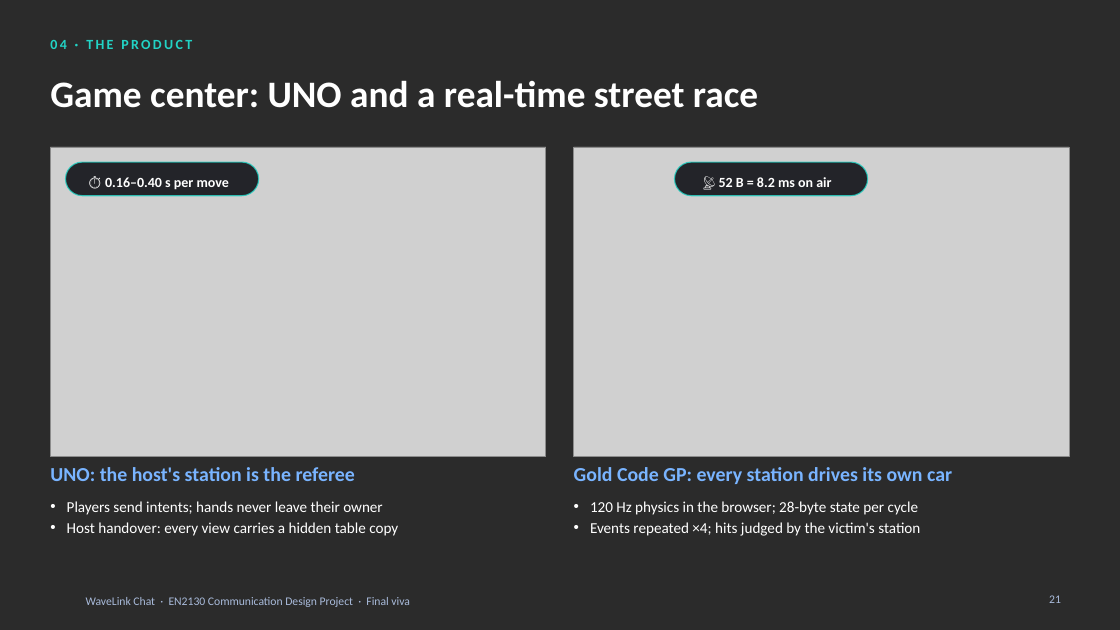
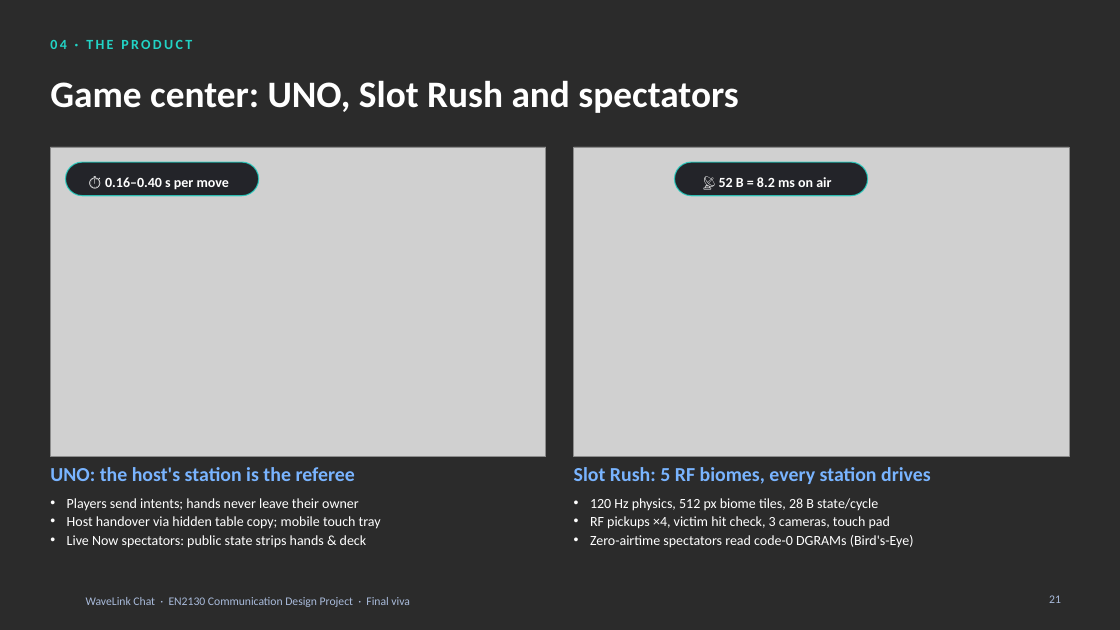
Before and after one commit to pxn-ai/WaveLink, a slide deck: slide 21 of WaveLink_App_Final/WaveLink_Chat_Final_Viva.pptx. Drawn at 1120x630 pixels with LibreOffice and Linux fonts; fonts in the diff are those of the drawing; grey boxes stand for pictures; background and template pictures are left out; a plain dark background stands for a picture behind light text. Boxes give left, top, right and bottom in pixels: in the first picture for what was removed or moved away, otherwise in the second. Text is boxed around its words. In the diff, an @@ line names an element or a change of style, - is before the commit and + after.

```diff
--- a/WaveLink_App_Final/WaveLink_Chat_Final_Viva.pptx
+++ b/WaveLink_App_Final/WaveLink_Chat_Final_Viva.pptx
@@ title at bbox=[50, 80, 738, 113]: text changed @@
-Game center: UNO and a real-time street race
+Game center: UNO, Slot Rush and spectators
@@ text at bbox=[574, 467, 931, 484]: text changed @@
-Gold Code GP: every station drives its own car
+Slot Rush: 5 RF biomes, every station drives
@@ text at bbox=[67, 498, 358, 511]: size 13 to 12 pt in "Players send intents; hands never leave their ..." @@
@@ text at bbox=[590, 498, 914, 548]: text changed; size 13 to 12 pt @@
-• 120 Hz physics in the browser; 28-byte state per cycle
-• Events repeated ×4; hits judged by the victim's station
+• 120 Hz physics, 512 px biome tiles, 28 B state/cycle
+• RF pickups ×4, victim hit check, 3 cameras, touch pad
+• Zero-airtime spectators read code-0 DGRAMs (Bird's-Eye)
@@ text at bbox=[67, 516, 381, 548]: text changed; size 13 to 12 pt @@
-• Host handover: every view carries a hidden table copy
+• Host handover via hidden table copy; mobile touch tray
+• Live Now spectators: public state strips hands & deck
```
Also in this commit, not shown: 3 other slides changed, 6 other files.
